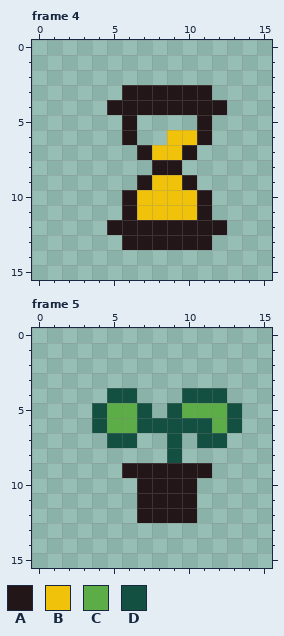
Two versions of one pixel-art file, Project Games/Project Mini Farm Simulator/Aseprite/FarmTile_Status_Icons.aseprite. This is how it looked before the edit.
32x32 pixels, 6 frames. Shown: frame 4, frame 5. The old version is drawn lined up with the new one, on the new canvas. The commit also changed other frames, which this record leaves out.
Palette (. is transparent): A #231618  B #f0c209  C #5cac48  D #145041
Pixels before, frame 4, first column x 5:
 3 .AAAAAA.
 4 AAAAAAAA
 5 .A....A.
 6 .A..BBA.
 7 ..ABBA..
 8 ...AA...
 9 ..ABBA..
10 .ABBBBA.
11 .ABBBBA.
12 AAAAAAAA
13 .AAAAAA.
Pixels before, frame 5, first column x 4:
 4 .DD...DDD.
 5 DCCD.DCCCD
 6 DCCDDDDDCD
 7 .DD..D.DD.
 8 .....D....
 9 ..AAAAAA..
10 ...AAAA...
11 ...AAAA...
12 ...AAAA...
After the commit:
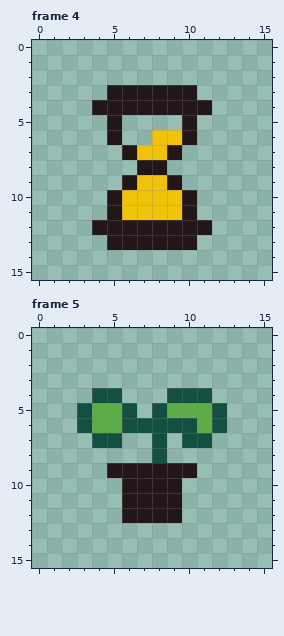
From old to new:
canvas 32x32 -> 16x16, the old top-left corner now at -7,-8 (the part of the old canvas that was cut away was empty and is not shown)
Frame 4:
The edit adds colour A in row 3 at x 5; in row 4 at x 4; in row 5 at x 5 and 10; in row 6 at x 5; in row 7 at x 6; in row 8 at x 7.
The edit adds colour A in row 9 at x 6; in rows 10 to 11 at x 5; in row 12 at x 4; in row 13 at x 5.
Colour B gives way to colour A in row 6 at x 10; in row 7 at x 9; in row 9 at x 9; in rows 10 to 11 at x 10.
The edit adds colour B in row 6 at x 8.
Colour A gives way to colour B in row 7 at x 7; in row 9 at x 7; in rows 10 to 11 at x 6.
The author cleared colour A in row 3 at x 11; in row 4 at x 12; in rows 5 to 6 at x 6 and 11; in row 7 at x 10; in row 8 at x 9; in row 9 at x 10.
The author cleared colour A in rows 10 to 11 at x 11; in row 12 at x 12; in row 13 at x 11.
Frame 5:
The edit adds colour A in row 9 at x 5; in rows 10 to 12 at x 6.
Colour D gives way to colour C in row 5 at x 4 and 9; in row 6 at x 4 and 11.
The edit adds colour D in row 4 at x 4 and 9; in row 5 at x 3 and 8; in row 6 at x 3; in row 7 at x 4, 8 and 10; in row 8 at x 8.
Colour C gives way to colour D in rows 5 to 6 at x 6 and 12.
The author cleared colour A in row 9 at x 11; in rows 10 to 12 at x 10.
The author cleared colour D in row 4 at x 6 and 12; in row 5 at x 7 and 13; in row 6 at x 13; in row 7 at x 6, 9 and 12; in row 8 at x 9.
Pixel boxes of the changes (left, top, right, bottom) in both pictures:
changed: (92, 85, 227, 250)
changed: (77, 388, 242, 523)
